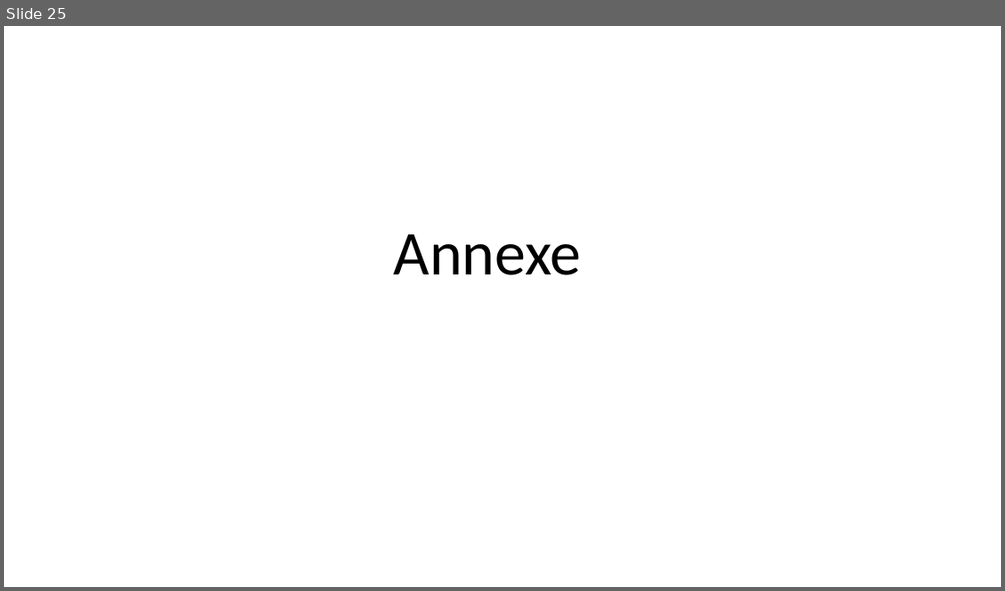
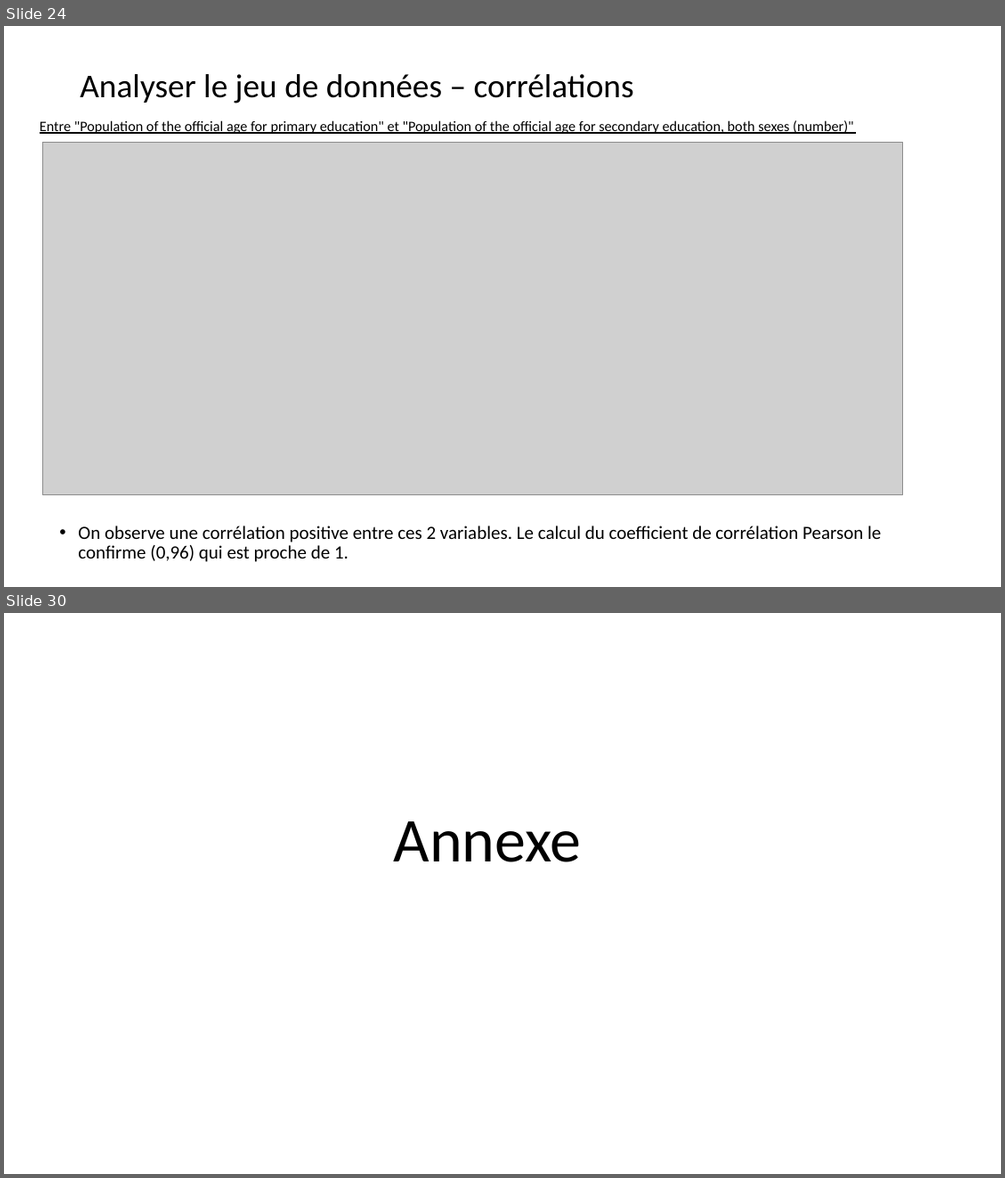
Before and after one commit to ludovic-source/Data_scientist_formation, a slide deck: livrables/Projet_2_presentation_Ludovic_Chimier.pptx. Shown one above the other, each under a label of ours: slide 25 before the commit, slides 24 and 30 after it; the slides between them are not shown. The pictures are 1005x591 and 1005x1178 pixels, drawn with LibreOffice and Linux fonts; fonts in the diff are those of the drawing; grey boxes stand for pictures. Boxes give left, top, right and bottom in pixels: in the first picture for what was removed or moved away, otherwise in the second. Text is boxed around its words. In the diff, an @@ line names an element or a change of style, - is before the commit and + after.

Commit message:
Update Projet_2_presentation_Ludovic_Chimier.pptx
Ajout analyse multi variée dans le support de présentation

```diff
--- a/livrables/Projet_2_presentation_Ludovic_Chimier.pptx
+++ b/livrables/Projet_2_presentation_Ludovic_Chimier.pptx
@@ slide 24 added at [4, 26, 1001, 587], background #FFFFFF @@
@@ title added at [80, 74, 634, 103], 32 pt, text #000000 @@
+Analyser le jeu de données – corrélations
@@ text added at [40, 120, 853, 134], 13.9 pt, text #000000, underline @@
+Entre "Population of the official age for primary education" et "Population of the official age for secondary education, both sexes (number)"
@@ picture added at [43, 143, 903, 495] @@
@@ text added at [78, 525, 881, 562], 18 pt, text #000000 @@
+• On observe une corrélation positive entre ces 2 variables. Le calcul du coefficient de corrélation Pearson le confirme (0,96) qui est proche de 1.
@@ what was slide 25 is now slide 30 @@
```
Also in this commit, not shown: 5 slides changed, 5 other slides added, 1 slide removed.
